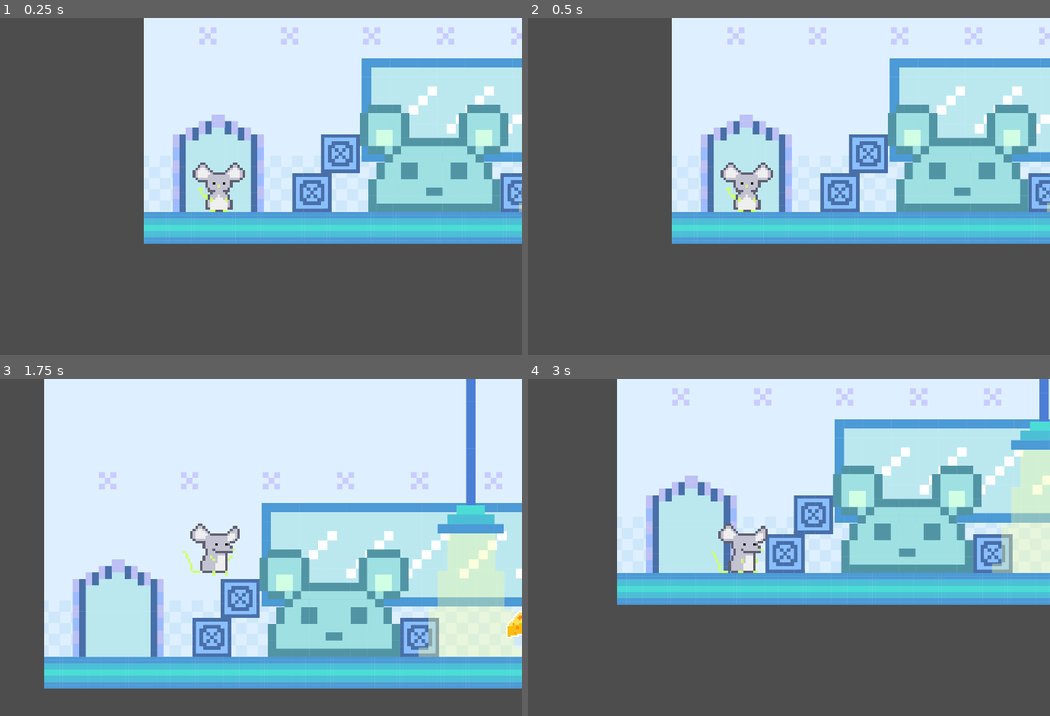
Above: before the commit, frames 1-4 (two rows, left to right).
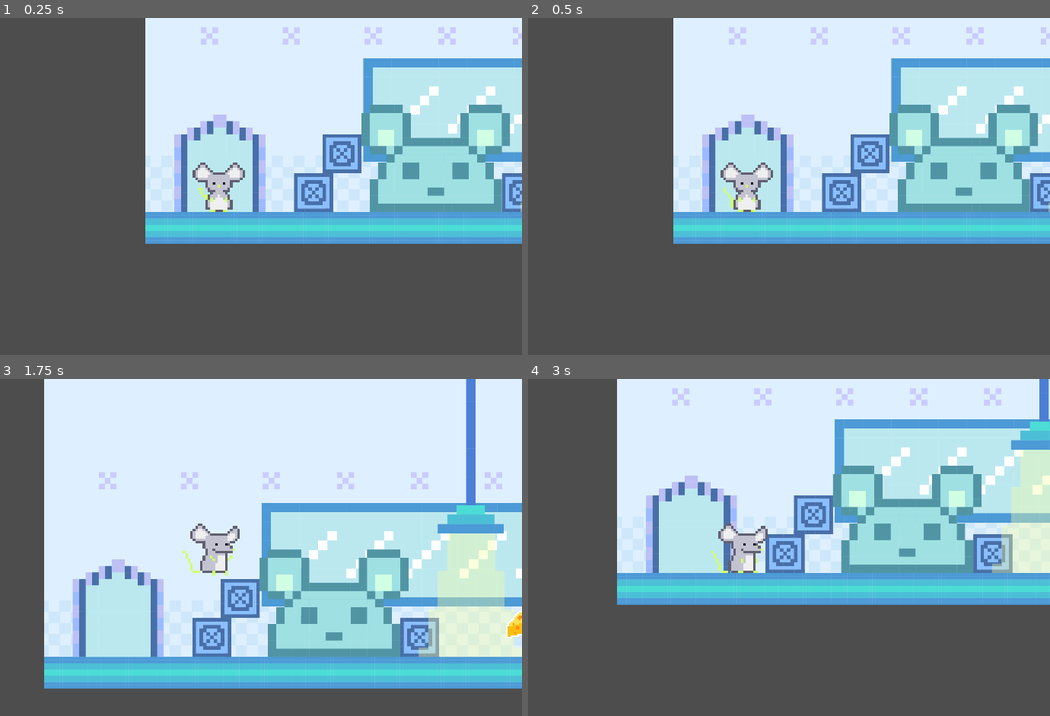
Above: after the commit, the same moments.

Repository: Wendy-zhenyiwang/2D-Group
Game: Godot game, scene res://main.tscn
Two runs of this game, one before a commit and one after it. Both use one fixed random seed, a clock stepped at 60 frames per second and the inputs below.
Inputs:
- Up to frame 1 (0.25 s): no input
- Up to frame 2 (0.5 s): no input
- Up to frame 3 (1.75 s): tap Enter (ui_accept) at 0.5, 0.77, 1.52 s; hold Right (ui_right) from 0.53 s (still down)
- Up to frame 4 (3 s): release Right (ui_right) at 2.03 s; hold Left (ui_left) 2.03-2.78 s; hold Right (ui_right) from 2.78 s (still down)

The runs differ from the first frame. In frame 1, 2.6% of the frame differs, in the area x 27-100%, y 0-68%; in frame 2, 2.6%; in frame 3, less than 0.1%; in frame 4, less than 0.1%.

Commit message:
add cheese & win

Diff:
--- /dev/null
+++ b/the-cheezy-escape/cheese_2.tscn
@@ -0,0 +1,81 @@
+[gd_scene load_steps=12 format=3 uid="uid://3jj6qrir2hlj"]
+
+[ext_resource type="Texture2D" uid="uid://bvp3asuvs8cy7" path="res://cheese.png" id="1_1jkf3"]
+[ext_resource type="Texture2D" uid="uid://b42wuep6cr7my" path="res://Collected.png" id="2_rmsbd"]
+
+[sub_resource type="AtlasTexture" id="AtlasTexture_jrced"]
+atlas = ExtResource("1_1jkf3")
+region = Rect2(0, 0, 630, 630)
+
+[sub_resource type="AtlasTexture" id="AtlasTexture_nmvuj"]
+atlas = ExtResource("2_rmsbd")
+region = Rect2(0, 0, 32, 32)
+
+[sub_resource type="AtlasTexture" id="AtlasTexture_td4qc"]
+atlas = ExtResource("2_rmsbd")
+region = Rect2(32, 0, 32, 32)
+
+[sub_resource type="AtlasTexture" id="AtlasTexture_e2cl0"]
+atlas = ExtResource("2_rmsbd")
+region = Rect2(64, 0, 32, 32)
+
+[sub_resource type="AtlasTexture" id="AtlasTexture_ch0vg"]
+atlas = ExtResource("2_rmsbd")
+region = Rect2(96, 0, 32, 32)
+
+[sub_resource type="AtlasTexture" id="AtlasTexture_1ahow"]
+atlas = ExtResource("2_rmsbd")
+region = Rect2(128, 0, 32, 32)
+
+[sub_resource type="AtlasTexture" id="AtlasTexture_w40w6"]
+atlas = ExtResource("2_rmsbd")
+region = Rect2(160, 0, 32, 32)
+
+[sub_resource type="SpriteFrames" id="SpriteFrames_dtfg8"]
+animations = [{
+"frames": [{
+"duration": 1.0,
+"texture": SubResource("AtlasTexture_jrced")
+}],
+"loop": true,
+"name": &"idle",
+"speed": 5.0
+}, {
+"frames": [{
+"duration": 1.0,
+"texture": SubResource("AtlasTexture_nmvuj")
+}, {
+"duration": 1.0,
+"texture": SubResource("AtlasTexture_td4qc")
+}, {
+"duration": 1.0,
+"texture": SubResource("AtlasTexture_e2cl0")
+}, {
+"duration": 1.0,
+"texture": SubResource("AtlasTexture_ch0vg")
+}, {
+"duration": 1.0,
+"texture": SubResource("AtlasTexture_1ahow")
+}, {
+"duration": 1.0,
+"texture": SubResource("AtlasTexture_w40w6")
+}],
+"loop": true,
+"name": &"pop",
+"speed": 5.0
+}]
+
+[sub_resource type="CircleShape2D" id="CircleShape2D_nhgd7"]
+
+[node name="cheese2" type="AnimatedSprite2D"]
+position = Vector2(-3902.22, -6151.11)
+sprite_frames = SubResource("SpriteFrames_dtfg8")
+animation = &"idle"
+autoplay = "idle"
+
+[node name="Area2D" type="Area2D" parent="."]
+
+[node name="CollisionShape2D" type="CollisionShape2D" parent="Area2D"]
+shape = SubResource("CircleShape2D_nhgd7")
+
+[node name="AudioStreamPlayer2D" type="AudioStreamPlayer2D" parent="."]
--- a/the-cheezy-escape/main.tscn
+++ b/the-cheezy-escape/main.tscn
@@ -265,17 +265,14 @@
 
 [node name="Left Ear" type="CollisionShape2D" parent="Map/Level 3"]
 position = Vector2(842.214, -1495.46)
-scale = Vector2(1, 1)
 shape = SubResource("RectangleShape2D_tpnt7")
 
 [node name="Right Ear" type="CollisionShape2D" parent="Map/Level 3"]
 position = Vector2(1357.81, -1495.46)
-scale = Vector2(1, 1)
 shape = SubResource("RectangleShape2D_tpnt7")
 
 [node name="Winning Stage" type="CollisionShape2D" parent="Map/Level 3"]
 position = Vector2(1894.4, -1509.45)
-scale = Vector2(1, 1)
 shape = SubResource("RectangleShape2D_sjgfx")
 
 [node name="trap" type="Area2D" parent="."]
@@ -288,7 +285,7 @@
 shape = SubResource("RectangleShape2D_3g5va")
 
 [node name="player" parent="." instance=ExtResource("1_dv6bk")]
-position = Vector2(15, -24)
+position = Vector2(12, -27)
 
 [node name="music" type="AudioStreamPlayer2D" parent="player"]
 position = Vector2(31, 40)
@@ -298,6 +295,17 @@
 [node name="cheese" parent="." instance=ExtResource("3_r6fkg")]
 position = Vector2(783, -41)
 scale = Vector2(0.1125, 0.1125)
+animation = &"idle"
+
+[node name="cheese2" parent="." instance=ExtResource("3_r6fkg")]
+position = Vector2(911, -1026)
+scale = Vector2(0.1125, 0.1125)
+animation = &"idle"
+
+[node name="cheese3" parent="." instance=ExtResource("3_r6fkg")]
+position = Vector2(590, -1664)
+scale = Vector2(0.1125, 0.1125)
+animation = &"idle"
 
 [connection signal="body_entered" from="Map/Level 2/Area2D" to="Map/Level 2/Area2D" method="_on_body_entered"]
 [connection signal="body_entered" from="Map/Level 2/Area2D2" to="Map/Level 2/Area2D" method="_on_area_2d_2_body_entered"]
--- a/the-cheezy-escape/player.tscn
+++ b/the-cheezy-escape/player.tscn
@@ -1,8 +1,8 @@
 [gd_scene load_steps=16 format=3 uid="uid://bpxh34uy2f0wy"]
 
 [ext_resource type="Script" path="res://platformer player.gd" id="1_ae2v3"]
-[ext_resource type="Texture2D" uid="uid://bo0ywmggqftxi" path="res://rat/rat/rat.png" id="2_eudtn"]
-[ext_resource type="Texture2D" uid="uid://d0yjt7nu1mba7" path="res://rat/rat/正面-02.png" id="2_p11w1"]
+[ext_resource type="Texture2D" uid="uid://bo0ywmggqftxi" path="res://rat/rat.png" id="2_eudtn"]
+[ext_resource type="Texture2D" uid="uid://d0yjt7nu1mba7" path="res://rat/正面-02.png" id="2_p11w1"]
 
 [sub_resource type="AtlasTexture" id="AtlasTexture_ruqco"]
 atlas = ExtResource("2_p11w1")
Binary file added: the-cheezy-escape/win.png
Not shown, added: the-cheezy-escape/win.png.import
